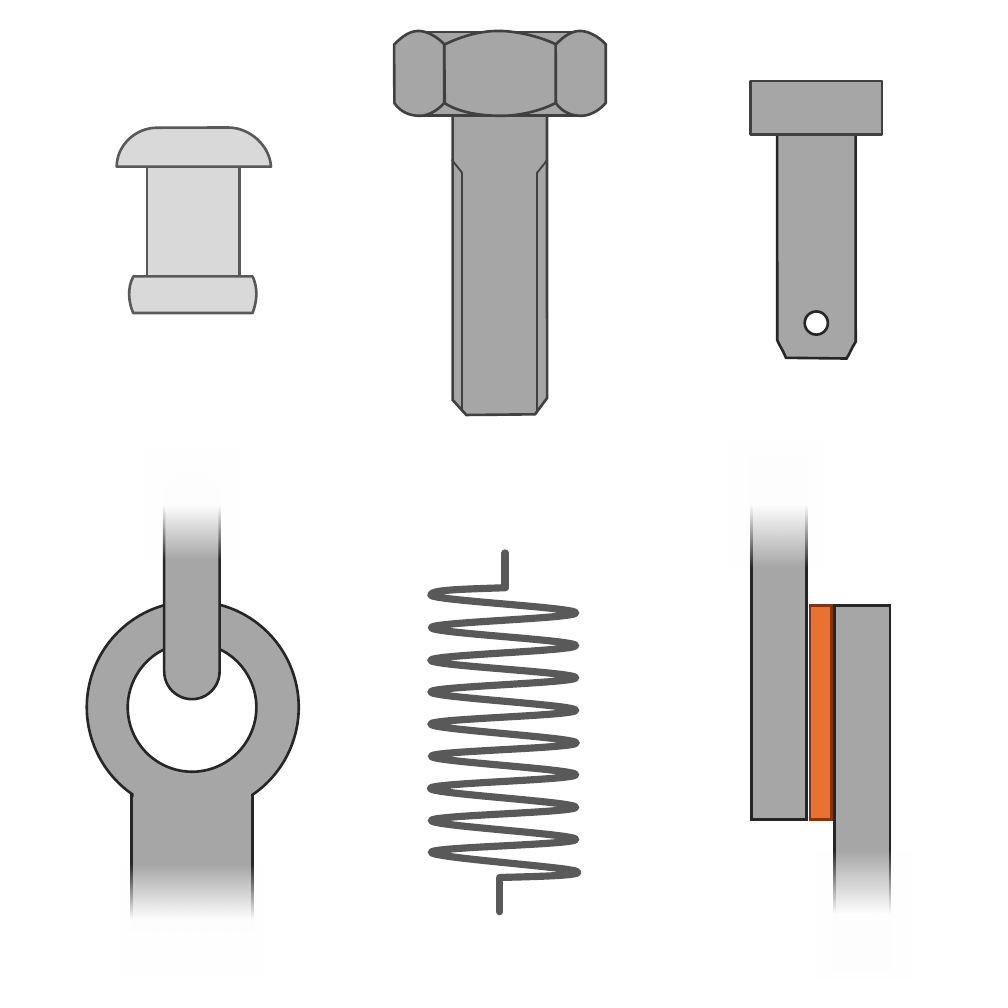
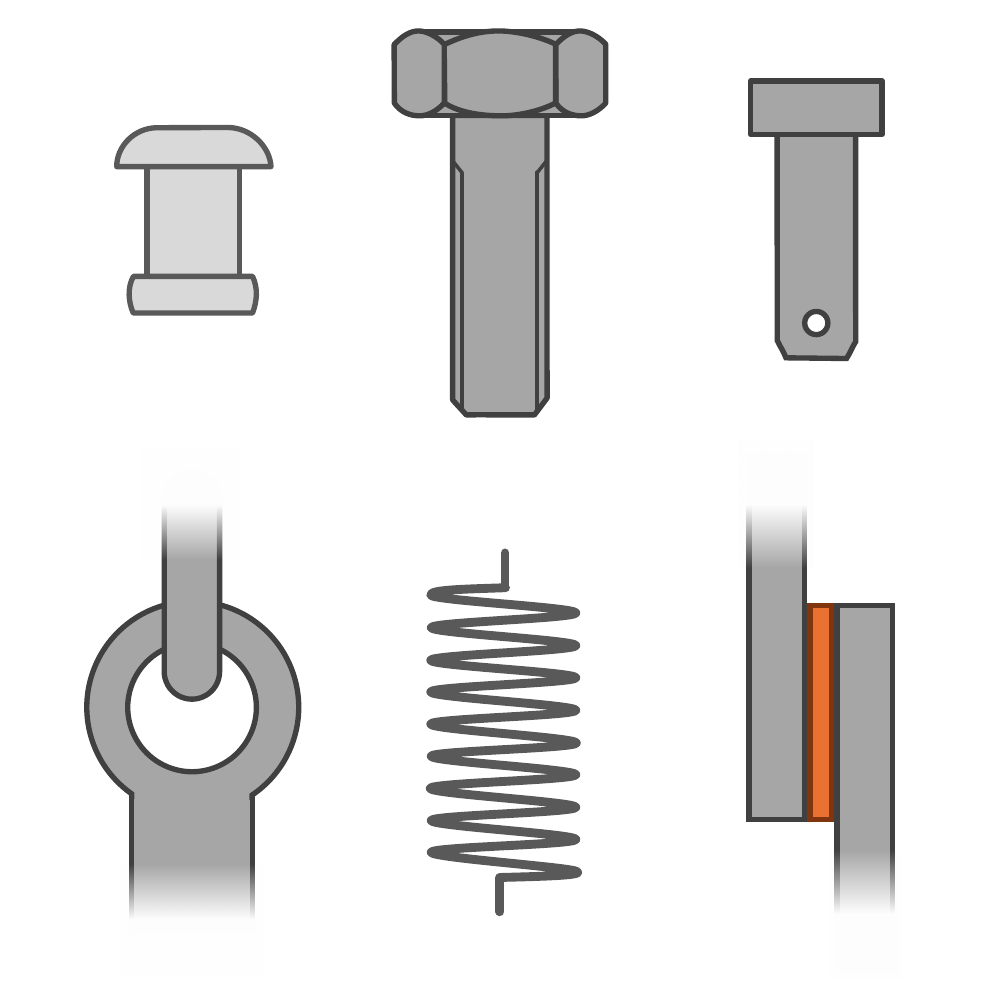
Before and after one commit to m4zeRobot/Project-FoSa, a slide deck: slide 34 of LaTeX B.Sc. LRT/Konstruktionslehre 1&2/images/KE-Images.pptx. Drawn at 1008x1008 pixels with LibreOffice and Linux fonts; fonts in the diff are those of the drawing. Boxes give left, top, right and bottom in pixels: in the first picture for what was removed or moved away, otherwise in the second. Text is boxed around its words. In the diff, an @@ line names an element or a change of style, - is before the commit and + after.

```diff
--- a/LaTeX B.Sc. LRT/Konstruktionslehre 1&2/images/KE-Images.pptx
+++ b/LaTeX B.Sc. LRT/Konstruktionslehre 1&2/images/KE-Images.pptx
@@ outline #404040 0.75 pt to #404040 1.5 pt in 6 elements at (750,82,880,136), (453,115,547,414), (418,32,582,116), (554,32,605,116), (444,32,556,116), (393,32,444,116) @@
@@ outline #595959 0.75 pt to #595959 1.5 pt in 3 elements at (146,166,238,276), (128,276,256,312), (118,128,271,166) @@
@@ line (453, 161) - (461, 171): stroke #404040 0.5 pt to #404040 1 pt @@
@@ line (537, 171) - (537, 409): stroke #404040 0.5 pt to #404040 1 pt @@
@@ line (547, 161) - (537, 171): stroke #404040 0.5 pt to #404040 1 pt @@
@@ rectangle removed at (762,363,870,379) @@
@@ rectangle: place and size @@
-rectangle at (727,440,824,568)
+rectangle at (737,440,814,568)
@@ freeform shape at (430,588,578,878): outline #595959 2 pt to #595959 2.5 pt @@
@@ rectangle at (808,604,831,819): outline #80350E 0.75 pt to #80350E 1.5 pt @@
@@ outline #262626 0.75 pt to #404040 1.5 pt in 8 elements at (778,118,857,358), (803,312,826,335), (130,791,251,929), (87,601,299,814), (128,642,256,770), (164,473,220,698), (750,455,806,819), (837,604,893,967) @@
@@ rectangle: place and size @@
-rectangle at (814,849,911,977)
+rectangle at (829,849,901,977)
```
Also in this commit, not shown: 1 slide added, 11 other files.
